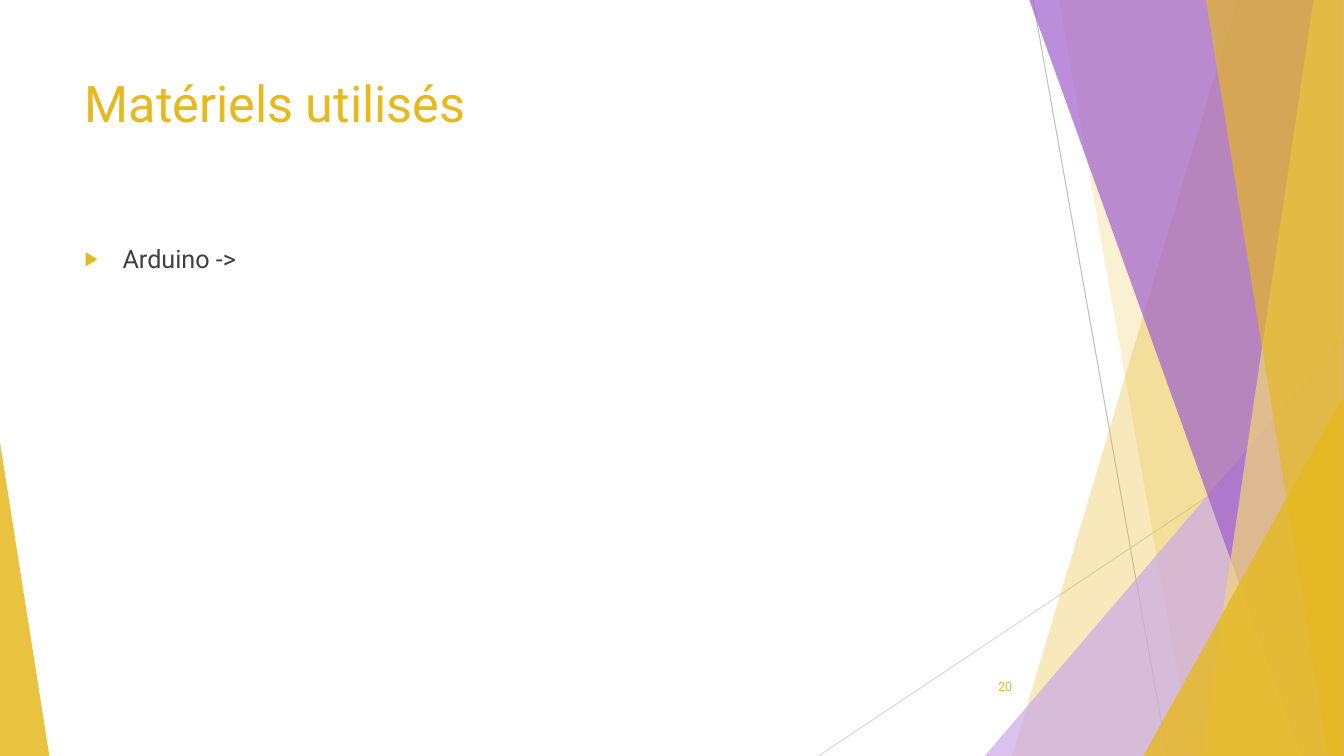
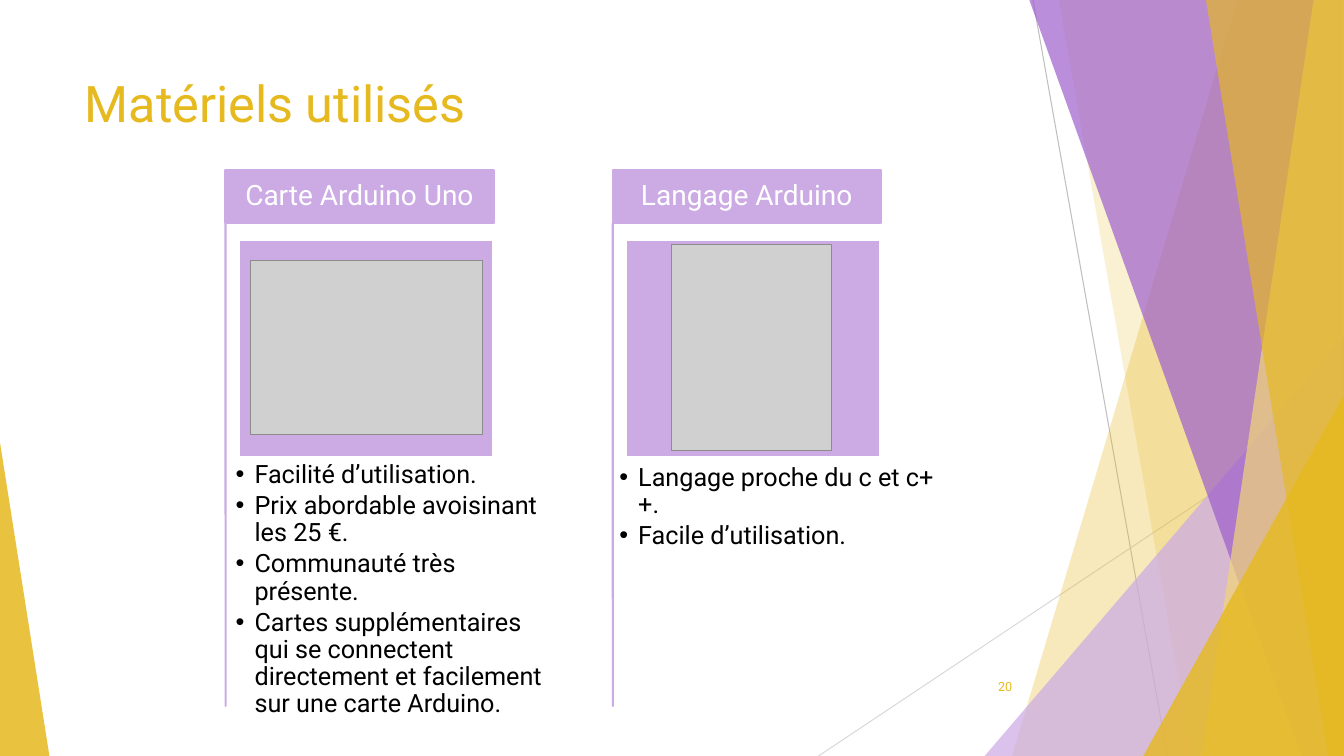
Before and after one commit to GuiguiMvn/Systeme-Escape-Game-Telethon, a slide deck: slide 20 of Cyril/Diapositives/Projet Théléton REVUE 2.pptx. Drawn at 1344x756 pixels with LibreOffice and Linux fonts; fonts in the diff are those of the drawing; grey boxes stand for pictures. Boxes give left, top, right and bottom in pixels: in the first picture for what was removed or moved away, otherwise in the second. Text is boxed around its words. In the diff, an @@ line names an element or a change of style, - is before the commit and + after.

```diff
--- a/Cyril/Diapositives/Projet Théléton REVUE 2.pptx
+++ b/Cyril/Diapositives/Projet Théléton REVUE 2.pptx
@@ group added at box(226, 169, 881, 713): 4 rectangles, 3 texts, 2 lines @@
+  • Facilité d’utilisation.
+  • Prix abordable avoisinant les 25 €.
+  • Communauté très présente.
+  • Cartes supplémentaires qui se connectent directement et facilement sur une carte Arduino.
+Carte Arduino Uno
+Langage Arduino
@@ text removed at box(123, 249, 210, 269) @@
-▶ Arduino ->
@@ picture added at box(251, 261, 483, 436) @@
@@ picture added at box(673, 245, 832, 452) @@
@@ text added at box(638, 467, 933, 545), 18 pt, text #000000 @@
+  • Langage proche du c et c++.
+  • Facile d’utilisation.
```
Also in this commit, not shown: 5 other slides changed, 3 other files.
